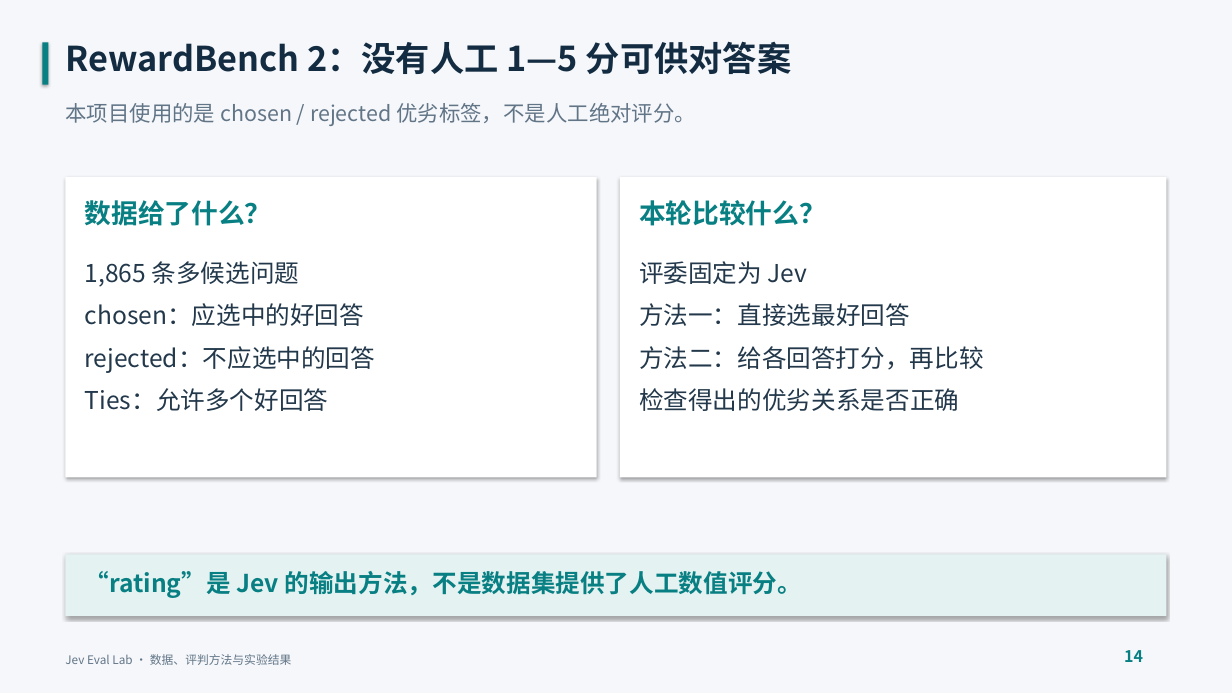
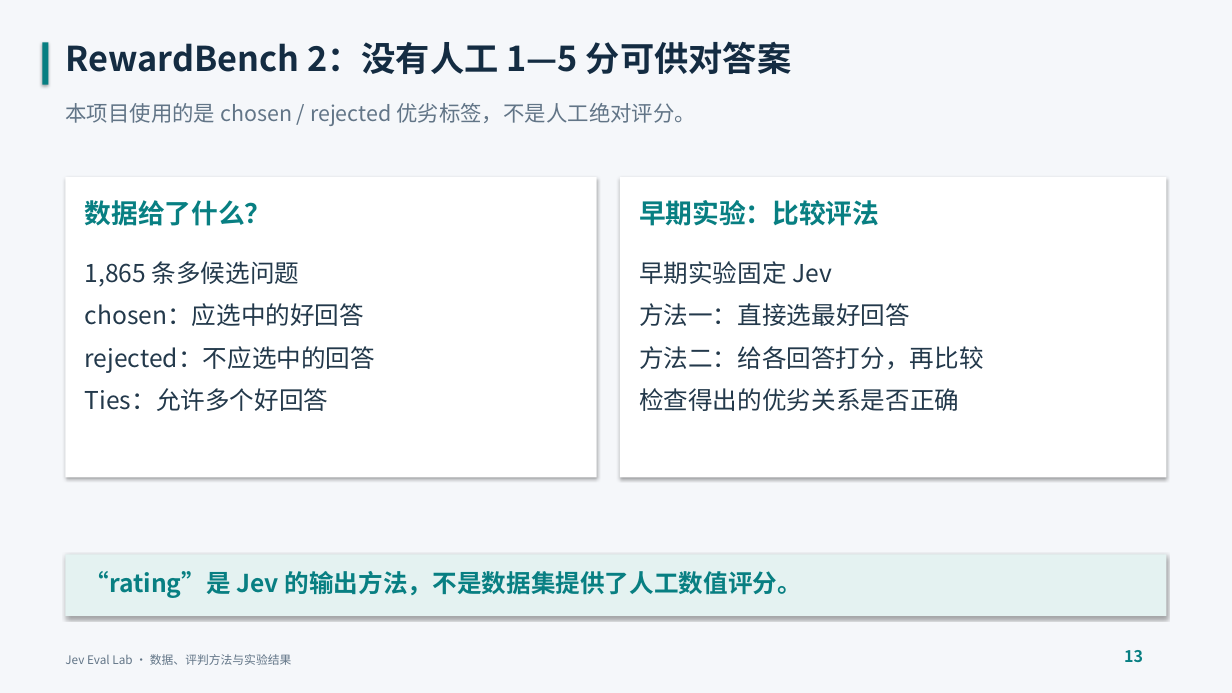
Before and after one commit to soraaa013-ops/jev-eval-lab, a slide deck: slide 13 of report/jev-eval-lab-experiments.pptx (slide 14 before the commit). Drawn at 1232x693 pixels with LibreOffice and Linux fonts; fonts in the diff are those of the drawing. Boxes give left, top, right and bottom in pixels: in the first picture for what was removed or moved away, otherwise in the second. Text is boxed around its words. In the diff, an @@ line names an element or a change of style, - is before the commit and + after.

```diff
--- a/report/jev-eval-lab-experiments.pptx
+++ b/report/jev-eval-lab-experiments.pptx
@@ text at (639,200,879,226): text changed @@
-本轮比较什么？
+早期实验：比较评法
@@ text at (639,261,832,284): text changed @@
-评委固定为 Jev
+早期实验固定 Jev
@@ text at (1124,650,1143,662): text changed @@
-14
+13
```
Also in this commit, not shown: 11 other slides changed, 3 slides added, 1 slide removed, 12 other files.
